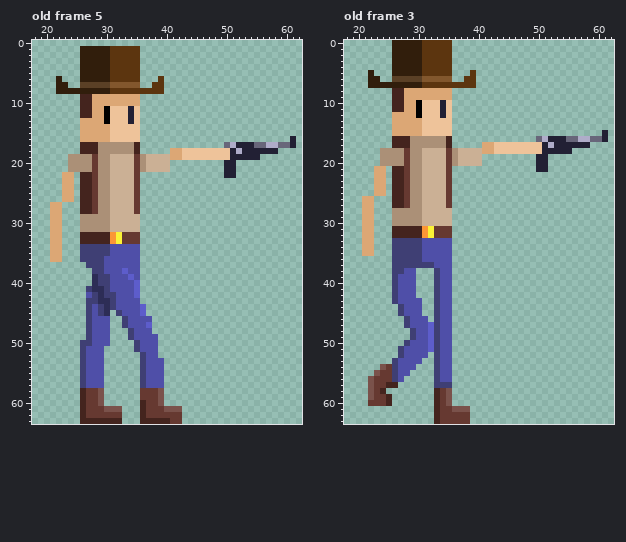
A pixel-art file gets an edit: Art/Raw Files/cowboyANIM-0072.aseprite. Above, as it was before the edit.
64x64 pixels, 5 frames. Shown: old frame 5: x 18..62, y 0..63; old frame 3: x 18..62, y 0..63. The commit also changed other frames, which this record leaves out.
The same view after the edit:
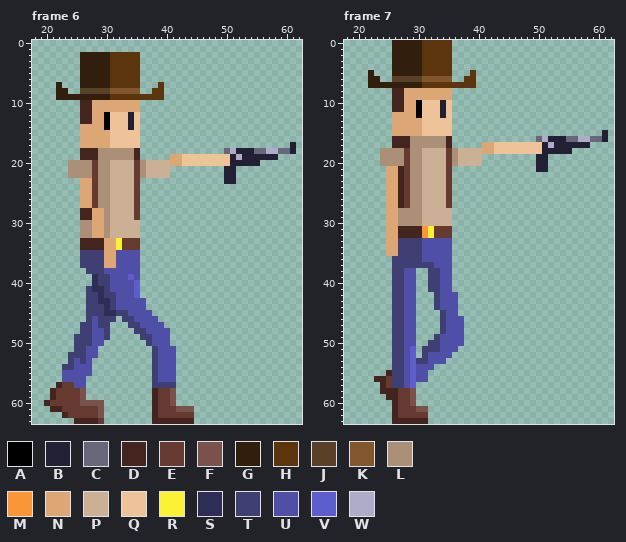
Palette (. is transparent): A #000000  B #222034  C #68667a  D #44241e  E #663931  F #7a524b  G #311e0c  H #5c350f  J #5a4026  K #82572d  L #ab9077  M #fb9636  N #dca775  P #cbb095  Q #eec39a  R #fbf236  S #2d2d56  T #3f3f74  U #4f4fa8  V #5d5dcb  W #afacc9
A new or re-ordered frame is compared with the old frame closest to it.
Changes in this commit:
frames 5 -> 9
Changed rows in their new state; - is an unchanged pixel.
Frame 6 is new; against old frame 5:
first column x 26:
 1 ..........
first column x 21:
 6 -.----------------.----------------------
 7 --.--GGGGGHHHHH--.-----------------------
 8 ---..JJJJJKKKKK..------------------------
 9 -GGGGGGGGGHHHHHHHHH----------------------
11 ---------NNNNNN--------------------------
13 -----DD----------------------------------
14 ---------A---B---------------------------
16 ----------------------------------------.
17 -----NNNNNQQQQQ--------------...........-
18 --------------------.........CWB--CCWWCCB
19 ---..DDD--LLLLD.....-----------W---BBB---
20 --------------------NNQQQQQQQQ-BBBB------
22 --.LLLL--------LPPPP---------------------
23 --..-NN----------------------BB----------
24 --..-NN----------------------------------
25 --..-NN----------------------------------
26 --..-NN----------------------------------
27 ..---NN----------------------------------
28 ..-----NN--------------------------------
29 ..---DDNN-----E--------------------------
30 ..-----NN--------------------------------
31 ..-----NN--------------------------------
32 ..---LLNNLPPPPP--------------------------
33 ..-------NN------------------------------
34 ..---DDDDNNREEE--------------------------
35 ..-------NN------------------------------
36 ..-------NN------------------------------
37 -----T---NN------------------------------
38 ------T-----U----------------------------
first column x 20:
42 -------T-----------------
43 ----------------U--------
44 --------T-------U--------
45 --------T--S-T--UU-------
46 ---------TTT--T---U------
47 ------T--TT--.TT-UUU-----
48 ------T---T---.TT-UUU----
49 -----TT---T---..TT-UU----
50 -----T----.----..T-UU----
51 -----T---.-----...TUUU---
52 ----TT---.------..TUUU---
53 ----TU--..------..T-UU---
54 ---TTUU-..------..T-UU---
55 ---UUUU-..------..T-UU---
56 ---UUUU...------..T-UU---
57 --DEEUU...------..TTTT---
58 -DEEEEF...------..DEEF---
59 -DEEEEF...------..DEEF---
60 DEEEEEFFF-------..DEEF---
61 -DDEEEE--F...---..D-EE-FF
62 ---DEEE--F...---..D----EE
63 -----D---E...---..---DDDD
Frame 7 is new; against old frame 3:
first column x 21:
21 --..NN------------
22 --..NN------------
23 --..NN------------
24 --..NN------------
25 --..NN------------
26 ..--NN------------
27 ..--NN------------
28 ..--NN------------
29 ..--NN------------
30 ..--NN------------
31 ..--NN------------
32 ..--NN------------
33 ..--NN------------
34 ..--NN------------
35 ..--NN------------
38 -----------T------
39 ------T----T------
40 ------T----T------
41 ------T----T------
42 ------T--------U--
43 ------T--.-----U--
44 -----T---.-----U--
45 -----T---.--.T-U--
46 -----TTU-..-.T-UU-
47 -----TTU-....T-UU-
48 -----TTUU....T-UU-
49 -----TTUU...---UU-
50 -----TTU-..T---UU-
51 -----T--V.TT---U--
52 -----T--V.TUU-----
53 ------T-VTTUU-.---
54 ---..-T-VUUU...---
55 --..D-T-VUU-...---
56 -.DD--TUVUU-...---
57 -..DETTUV---...---
58 -..-DDEEF---...---
59 -...-DEEF---...---
60 -....DEEF---...---
61 -----DEEEFF-......
62 -----DEEEEE-......
63 -----DDDDDD-......
Boxes around the changes in both pictures, in picture pixels (x1, y1, x2, y2):
erased: (80, 46, 140, 52)
changed: (50, 76, 296, 274)
changed: (44, 292, 194, 424)
changed: (362, 166, 398, 256)
changed: (368, 268, 470, 424)
